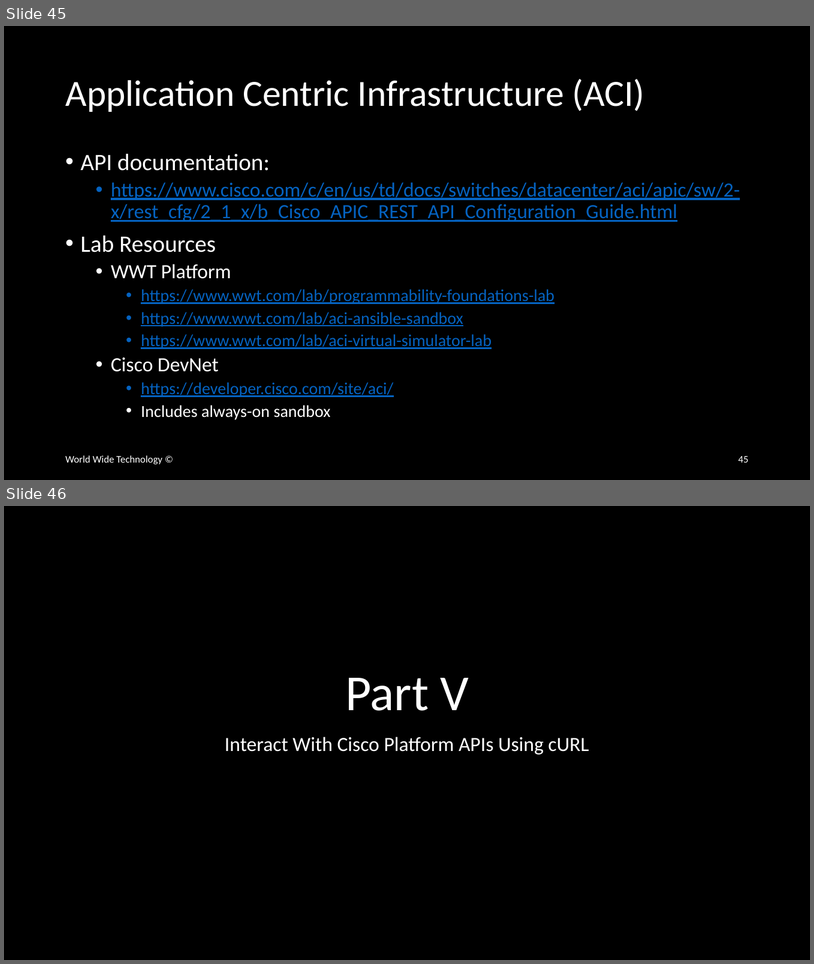
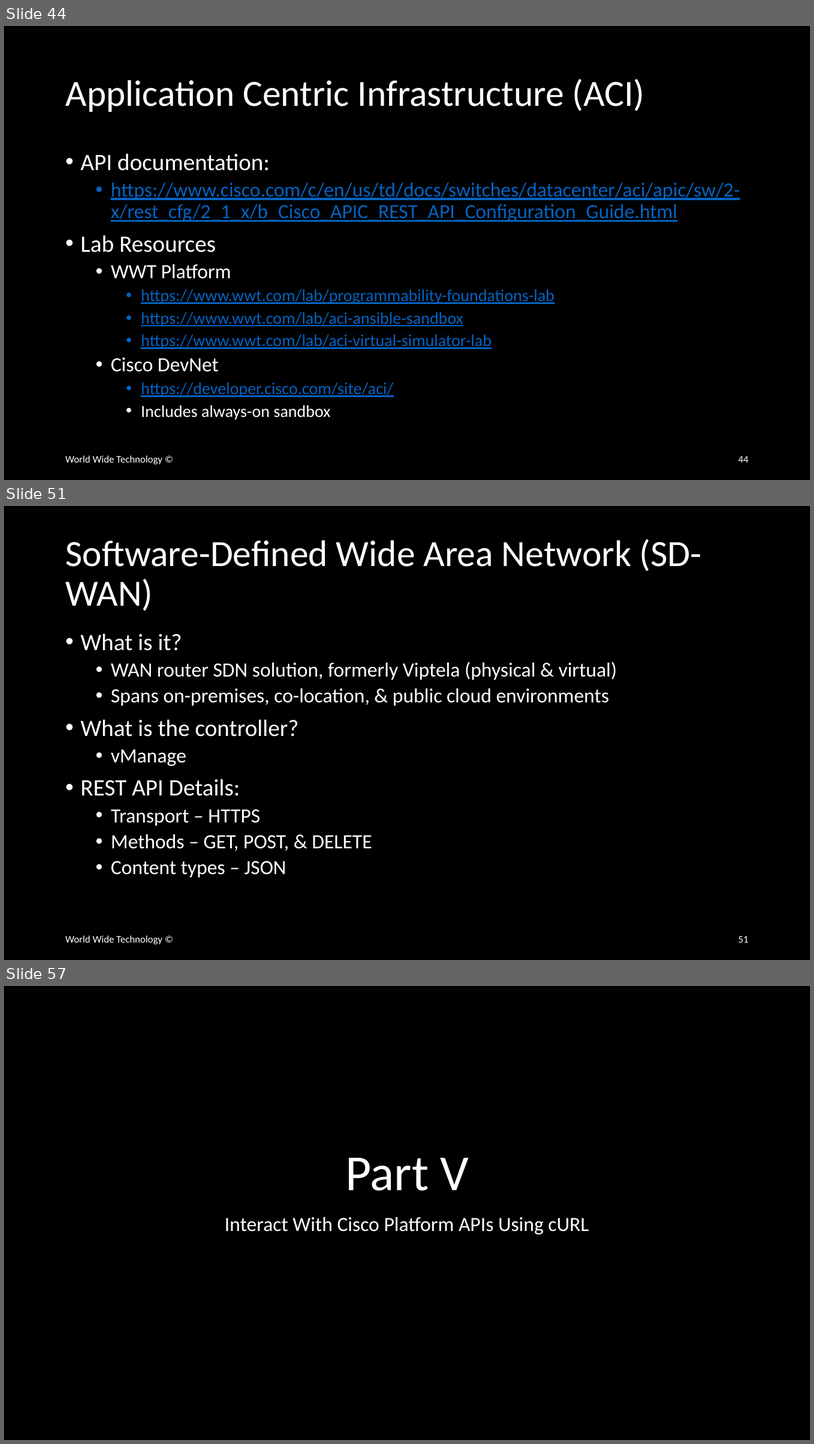
Before and after one commit to wwt/curl-requests-foundations, a slide deck: curl-requests-foundations.pptx. Shown one above the other, each under a label of ours: slides 45 and 46 before the commit, slides 44, 51 and 57 after it; the slides between them are not shown. The pictures are 814x964 and 814x1444 pixels, drawn with LibreOffice and Linux fonts; fonts in the diff are those of the drawing. Boxes give left, top, right and bottom in pixels: in the first picture for what was removed or moved away, otherwise in the second. Text is boxed around its words. In the diff, an @@ line names an element or a change of style, - is before the commit and + after.

Commit message:
Added DNAC, Meraki, Viptela, and Webex Teams slides to Platform Overview section

```diff
--- a/curl-requests-foundations.pptx
+++ b/curl-requests-foundations.pptx
@@ slide 51 added at box(4, 506, 810, 960), background #000000 @@
@@ title added at box(65, 539, 702, 611), 44 pt, text #FFFFFF @@
+Software-Defined Wide Area Network (SD-WAN)
@@ text added at box(81, 633, 617, 877), 24 pt, text #FFFFFF @@
+• What is it?
+  • WAN router SDN solution, formerly Viptela (physical & virtual)
+  • Spans on-premises, co-location, & public cloud environments
+• What is the controller?
+  • vManage
+• REST API Details:
+  • Transport – HTTPS
+  • Methods – GET, POST, & DELETE
+  • Content types – JSON
@@ text added at box(65, 935, 162, 944), 12 pt, text #FFFFFF @@
+World Wide Technology ©
@@ page number added at box(738, 936, 749, 942), 12 pt, text #FFFFFF @@
+51
@@ what was slide 45 is now slide 44 @@
@@ page number at box(738, 456, 749, 462): text changed @@
-45
+44
@@ what was slide 46 is now slide 57 @@
```
Also in this commit, not shown: 2 slides changed, 11 other slides added, 1 slide removed.
